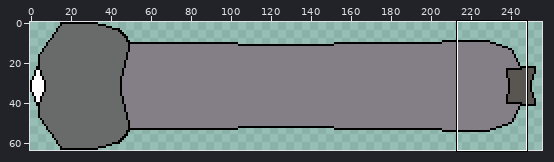
Two states of a pixel-art file, Raw/ship.ase. The picture above shows the old version from afar; the outline marks the close-up.
Close-up. Earlier state:
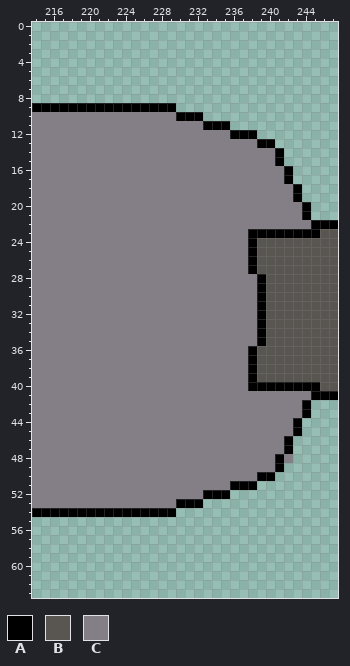
256x64 pixels, 1 frame. Shown: x 214..247, y 0..63.
Visible layers, top first: "Layer 2", "Layer 1".
Palette (. is transparent): A #000000  B #595652  C #847e87
Pixels before, first column x 214:
 9 AAAAAAAAAAAAAAAA..................
10 CCCCCCCCCCCCCCCCAAA...............
11 CCCCCCCCCCCCCCCCCCCAAA............
12 CCCCCCCCCCCCCCCCCCCCCCAAA.........
13 CCCCCCCCCCCCCCCCCCCCCCCCCAA.......
14 CCCCCCCCCCCCCCCCCCCCCCCCCCCA......
15 CCCCCCCCCCCCCCCCCCCCCCCCCCCA......
16 CCCCCCCCCCCCCCCCCCCCCCCCCCCCA.....
17 CCCCCCCCCCCCCCCCCCCCCCCCCCCCA.....
18 CCCCCCCCCCCCCCCCCCCCCCCCCCCCCA....
19 CCCCCCCCCCCCCCCCCCCCCCCCCCCCCA....
20 CCCCCCCCCCCCCCCCCCCCCCCCCCCCCCA...
21 CCCCCCCCCCCCCCCCCCCCCCCCCCCCCCA...
22 CCCCCCCCCCCCCCCCCCCCCCCCCCCCCCCAAA
23 CCCCCCCCCCCCCCCCCCCCCCCCAAAAAAAABB
24 CCCCCCCCCCCCCCCCCCCCCCCCABBBBBBBBB
25 CCCCCCCCCCCCCCCCCCCCCCCCABBBBBBBBB
26 CCCCCCCCCCCCCCCCCCCCCCCCABBBBBBBBB
27 CCCCCCCCCCCCCCCCCCCCCCCCABBBBBBBBB
28 CCCCCCCCCCCCCCCCCCCCCCCCCABBBBBBBB
29 CCCCCCCCCCCCCCCCCCCCCCCCCABBBBBBBB
30 CCCCCCCCCCCCCCCCCCCCCCCCCABBBBBBBB
31 CCCCCCCCCCCCCCCCCCCCCCCCCABBBBBBBB
32 CCCCCCCCCCCCCCCCCCCCCCCCCABBBBBBBB
33 CCCCCCCCCCCCCCCCCCCCCCCCCABBBBBBBB
34 CCCCCCCCCCCCCCCCCCCCCCCCCABBBBBBBB
35 CCCCCCCCCCCCCCCCCCCCCCCCCABBBBBBBB
36 CCCCCCCCCCCCCCCCCCCCCCCCABBBBBBBBB
37 CCCCCCCCCCCCCCCCCCCCCCCCABBBBBBBBB
38 CCCCCCCCCCCCCCCCCCCCCCCCABBBBBBBBB
39 CCCCCCCCCCCCCCCCCCCCCCCCABBBBBBBBB
40 CCCCCCCCCCCCCCCCCCCCCCCCAAAAAAAABB
41 CCCCCCCCCCCCCCCCCCCCCCCCCCCCCCCAAA
42 CCCCCCCCCCCCCCCCCCCCCCCCCCCCCCA...
43 CCCCCCCCCCCCCCCCCCCCCCCCCCCCCCA...
44 CCCCCCCCCCCCCCCCCCCCCCCCCCCCCA....
45 CCCCCCCCCCCCCCCCCCCCCCCCCCCCCA....
46 CCCCCCCCCCCCCCCCCCCCCCCCCCCCA.....
47 CCCCCCCCCCCCCCCCCCCCCCCCCCCCA.....
48 CCCCCCCCCCCCCCCCCCCCCCCCCCCAC.....
49 CCCCCCCCCCCCCCCCCCCCCCCCCCCA......
50 CCCCCCCCCCCCCCCCCCCCCCCCCAA.......
51 CCCCCCCCCCCCCCCCCCCCCCAAA.........
52 CCCCCCCCCCCCCCCCCCCAAA............
53 CCCCCCCCCCCCCCCCAAA...............
54 AAAAAAAAAAAAAAAA..................
The result:
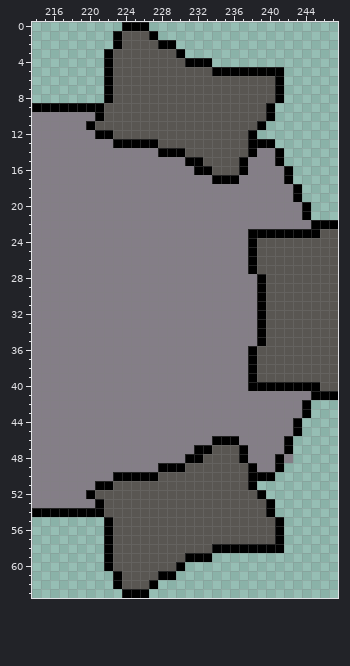
Difference:
layer "Layer 2 Copy" added
layer "Layer 2 Copy Copy" added
Layers "Layer 2 Copy Copy", "Layer 2 Copy":
Colour A now appears in row 0 at x 224 to 226; in row 1 at x 223 and 227; in row 2 at x 223 and 228 to 229; in row 3 at x 222 and 230; in row 4 at x 222 and 231 to 233; in row 5 at x 222 and 234 to 241.
Colour A now appears in rows 6 to 8 at x 222 and 241; in rows 9 to 10 at x 240; in row 11 at x 239; in row 52 at x 239; in rows 53 to 54 at x 240; in rows 55 to 57 at x 222 and 241.
Colour A now appears in row 58 at x 222 and 234 to 241; in row 59 at x 222 and 231 to 233; in row 60 at x 222 and 230; in row 61 at x 223 and 228 to 229; in row 62 at x 223 and 227; in row 63 at x 224 to 226.
The author changed colour C to colour A in row 10 at x 221; in row 11 at x 220; in row 12 at x 221 to 222; in row 13 at x 223 to 227 and 238; in row 14 at x 228 to 230 and 238; in row 15 at x 231 to 232 and 237.
The author changed colour C to colour A in row 16 at x 232 to 233 and 237; in row 17 at x 234 to 236; in row 46 at x 234 to 236; in row 47 at x 232 to 233 and 237; in row 48 at x 231 to 232 and 237; in row 49 at x 228 to 230 and 238.
The author changed colour C to colour A in row 50 at x 223 to 227 and 238; in row 51 at x 221 to 222; in row 52 at x 220; in row 53 at x 221.
Colour B now appears in row 1 at x 224 to 226; in row 2 at x 224 to 227; in row 3 at x 223 to 229; in row 4 at x 223 to 230; in row 5 at x 223 to 233; in rows 6 to 8 at x 223 to 240.
Colour B now appears in row 9 at x 230 to 239; in row 10 at x 233 to 239; in row 11 at x 236 to 238; in row 52 at x 236 to 238; in row 53 at x 233 to 239; in row 54 at x 230 to 239.
Colour B now appears in rows 55 to 57 at x 223 to 240; in row 58 at x 223 to 233; in row 59 at x 223 to 230; in row 60 at x 223 to 229; in row 61 at x 224 to 227; in row 62 at x 224 to 226.
The author changed colour A to colour B in row 9 at x 222 to 229; in row 10 at x 230 to 232; in row 11 at x 233 to 235; in row 12 at x 236 to 237; in row 51 at x 236 to 237; in row 52 at x 233 to 235.
The author changed colour A to colour B in row 53 at x 230 to 232; in row 54 at x 222 to 229.
The author changed colour C to colour B in row 10 at x 222 to 229; in row 11 at x 221 to 232; in row 12 at x 223 to 235; in row 13 at x 228 to 237; in row 14 at x 231 to 237; in row 15 at x 233 to 236.
The author changed colour C to colour B in row 16 at x 234 to 236; in row 47 at x 234 to 236; in row 48 at x 233 to 236; in row 49 at x 231 to 237; in row 50 at x 228 to 237; in row 51 at x 223 to 235.
The author changed colour C to colour B in row 52 at x 221 to 232; in row 53 at x 222 to 229.
Changed places in both close-ups, as pixel boxes (x1, y1, x2, y2):
changed: (86, 22, 284, 184)
changed: (86, 436, 284, 598)
